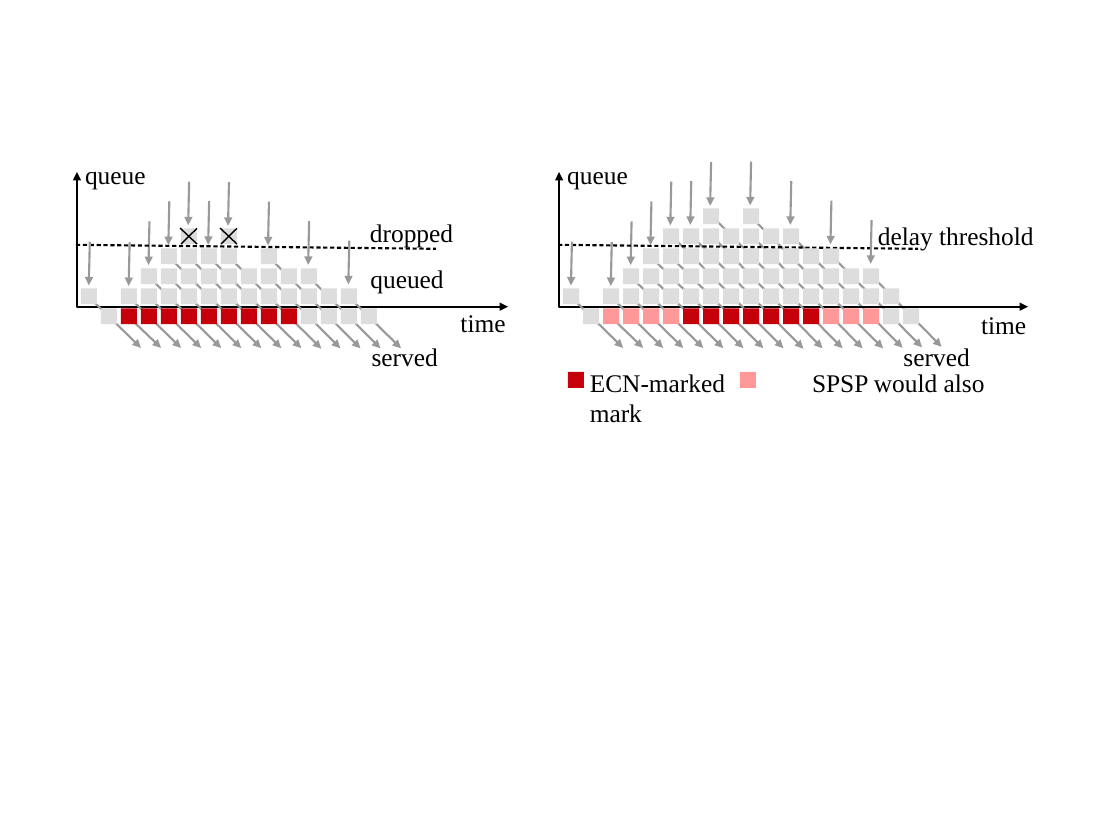
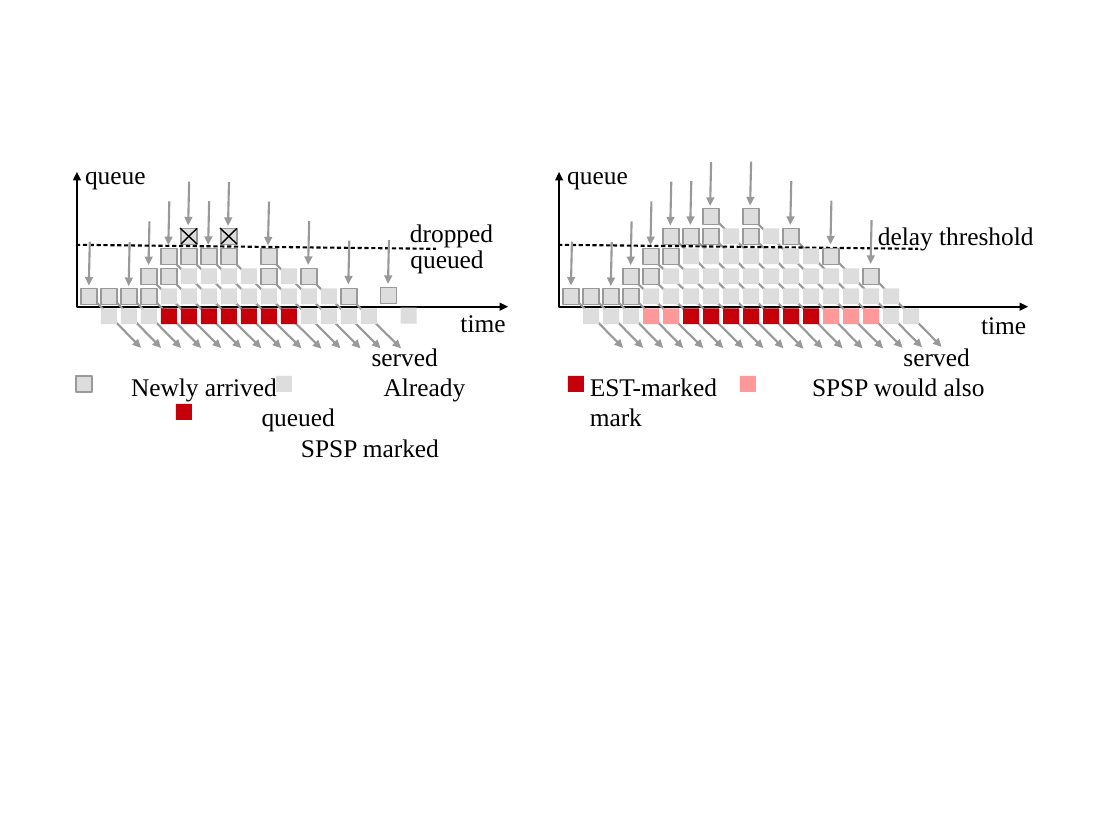
Before and after one commit to bbriscoe/l4s-aqm, a slide deck: slide 2 of papers/images/aqm-details-figs.odp. Drawn at 1120x840 pixels with LibreOffice and Linux fonts; fonts in the diff are those of the drawing. Boxes give left, top, right and bottom in pixels: in the first picture for what was removed or moved away, otherwise in the second. Text is boxed around its words. In the diff, an @@ line names an element or a change of style, - is before the commit and + after.

```diff
--- a/papers/images/aqm-details-figs.odp
+++ b/papers/images/aqm-details-figs.odp
@@ text "dropped": place and size @@
-text "dropped" at box(370, 224, 453, 248)
+text "dropped" at box(410, 224, 493, 248)
@@ text "queued": place and size @@
-text "queued" at box(370, 270, 443, 294)
+text "queued" at box(410, 248, 483, 274)
@@ arrow added from (389, 240) to (388, 284), #999999 1.5 pt @@
@@ outline none to #999999 0.99 pt in 26 elements at box(181, 248, 197, 264), box(181, 229, 197, 245), box(201, 248, 217, 264), box(222, 229, 238, 245), box(222, 248, 238, 264), box(261, 268, 277, 285), box(261, 248, 277, 264), box(301, 268, 317, 285), box(161, 268, 177, 285), box(161, 248, 177, 264), box(141, 268, 158, 285), box(81, 289, 98, 305), box(664, 248, 680, 264), box(664, 229, 680, 245), box(703, 229, 720, 245), box(643, 268, 660, 285), box(643, 248, 660, 264), box(623, 268, 639, 285), box(563, 289, 579, 305), box(683, 229, 699, 245), box(743, 229, 759, 245), box(703, 208, 720, 225), box(743, 208, 759, 225), box(784, 229, 800, 245), box(823, 248, 839, 264), box(864, 268, 880, 285) @@
@@ rectangle added at box(101, 289, 117, 305), fill #DDDDDD, outline #999999 0.99 pt @@
@@ arrow moved from (132, 320) - (161, 348) to (110, 296) - (161, 348) @@
@@ rectangle at box(121, 289, 137, 305): fill #C5000B to #DDDDDD; outline none to #999999 0.99 pt @@
@@ rectangle added at box(141, 289, 158, 305), fill #DDDDDD, outline #999999 0.99 pt @@
@@ rectangle added at box(341, 289, 358, 305), fill #DDDDDD, outline #999999 0.99 pt @@
@@ rectangle added at box(381, 288, 397, 304), fill #DDDDDD, outline #999999 0.99 pt @@
@@ rectangle added at box(583, 289, 600, 305), fill #DDDDDD, outline #999999 0.99 pt @@
@@ arrow moved from (614, 320) - (643, 348) to (593, 296) - (643, 348) @@
@@ 3 rectangles: place and size @@
-3 rectangles at box(121, 308, 639, 324)
+3 rectangles at box(121, 289, 639, 305)
@@ rectangle at box(604, 289, 620, 305): fill #FF9999 to #DDDDDD; outline none to #999999 0.99 pt @@
@@ rectangle at box(623, 289, 639, 305): fill #FF9999 to #DDDDDD; outline none to #999999 0.99 pt @@
@@ rectangle: place and size @@
-rectangle at box(341, 289, 358, 305)
+rectangle at box(400, 308, 417, 324)
@@ 4 rectangles: place and size @@
-4 rectangles at box(121, 289, 639, 305)
+4 rectangles at box(121, 308, 639, 324)
@@ rectangle added at box(76, 376, 92, 392), fill #DDDDDD, outline #999999 0.99 pt @@
@@ text added at box(131, 378, 439, 458), 18 pt, text #000000 @@
+Newly arrived Already queued
+SPSP marked
@@ rectangle added at box(276, 376, 293, 392), fill #DDDDDD @@
@@ rectangle: place and size @@
-rectangle at box(568, 372, 584, 388)
+rectangle at box(568, 376, 584, 392)
@@ text at box(590, 378, 985, 397): text changed @@
-ECN-marked SPSP would also mark
+EST-marked SPSP would also mark
@@ rectangle: place and size @@
-rectangle at box(740, 372, 756, 388)
+rectangle at box(740, 376, 756, 392)
@@ rectangle: place and size @@
-rectangle at box(141, 308, 158, 324)
+rectangle at box(176, 405, 192, 421)
```
Also in this commit, not shown: 11 other files.
